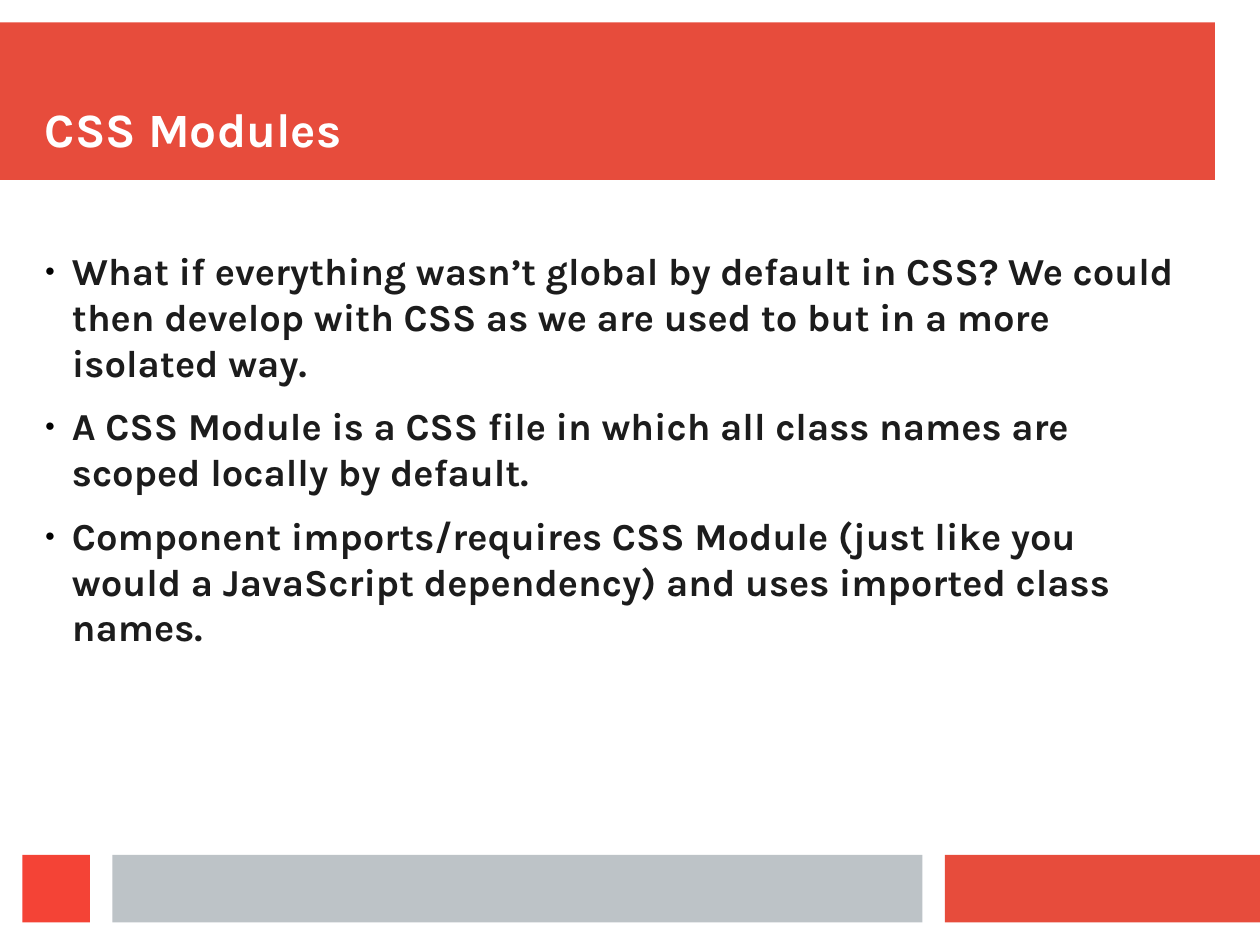
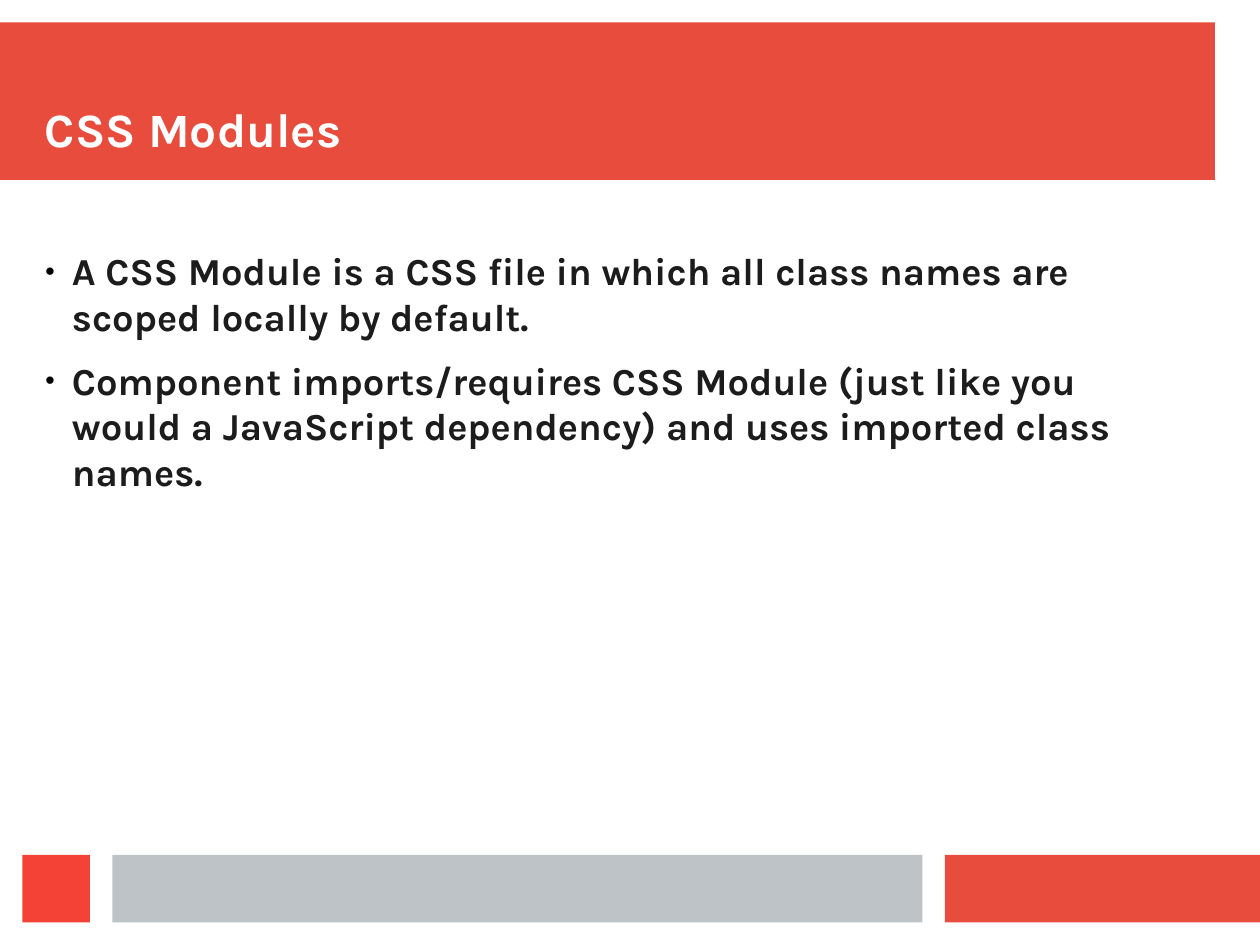
Before and after one commit to aruberto/styling-javascript-components, a slide deck: slide 15 of styling_react_components.odp (slide 14 before the commit). Drawn at 1260x945 pixels with LibreOffice and Linux fonts; fonts in the diff are those of the drawing. Boxes give left, top, right and bottom in pixels: in the first picture for what was removed or moved away, otherwise in the second. Text is boxed around its words. In the diff, an @@ line names an element or a change of style, - is before the commit and + after.

```diff
--- a/styling_react_components.odp
+++ b/styling_react_components.odp
@@ text at <box>72,258,1174,387</box>: paragraph removed @@
-● What if everything wasn’t global by default in CSS? We could then develop with CSS as we are used to but in a more isolated way.
```
Also in this commit, not shown: 3 other slides changed, 1 slide added.
